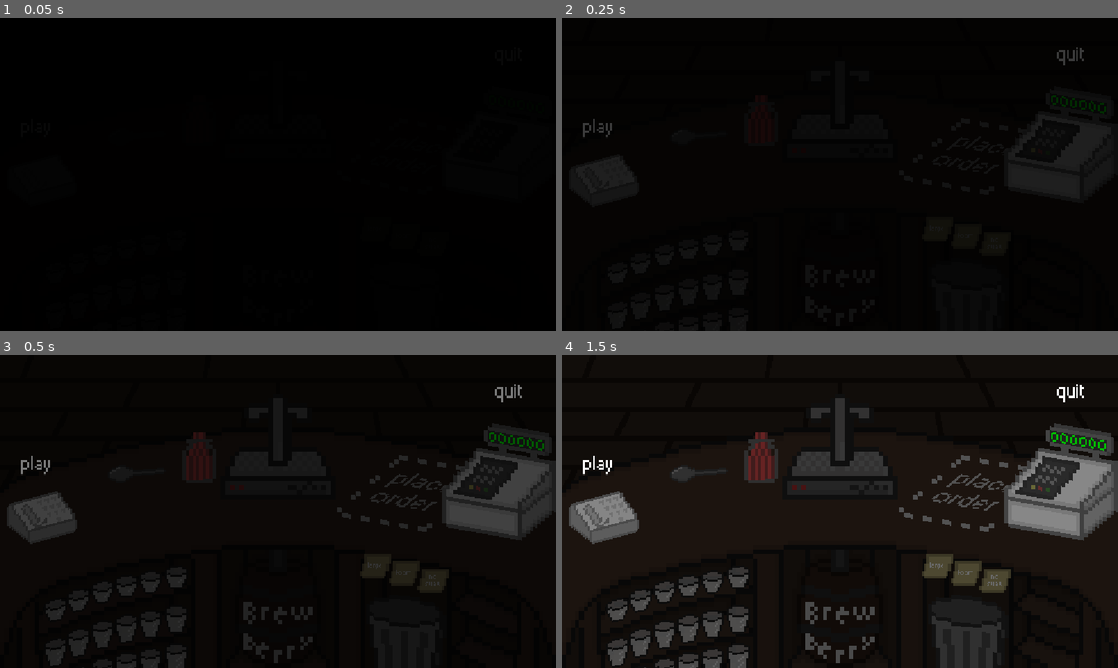
Above: before the commit, frames 1-4 (two rows, left to right).
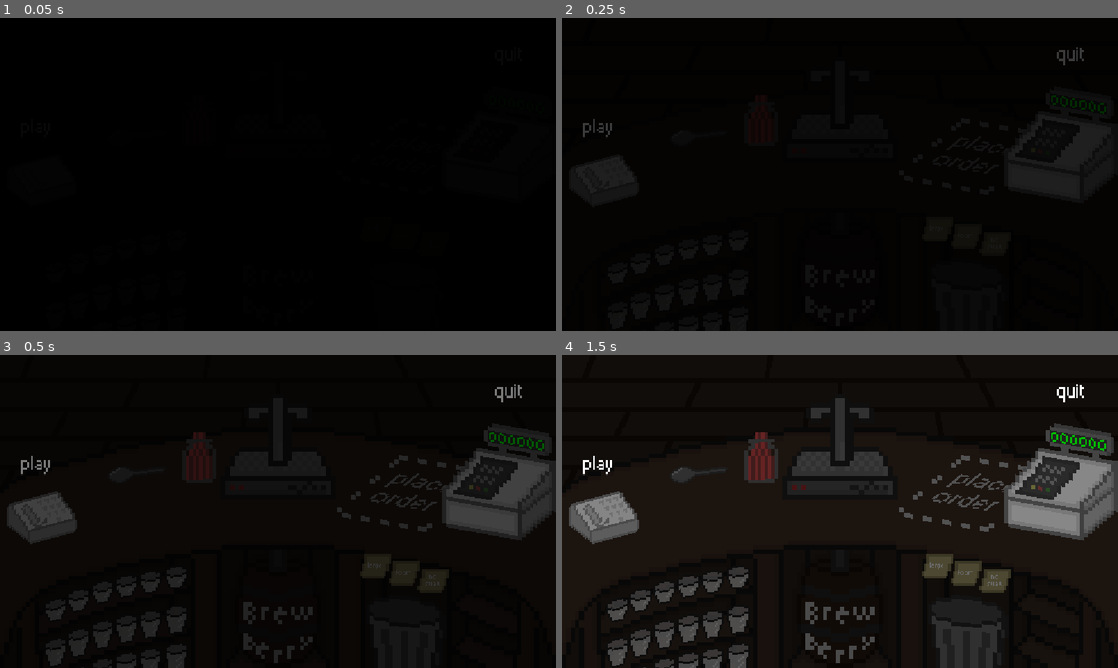
Above: after the commit, the same moments.

Repository: RafaeloxMC/brewberry
Game: Godot game, scene res://scenes/ui/main_menu.tscn
Same seed, same stepped clock (60 frames per second), same inputs: the game is played once before the commit and once after it.
Inputs (mouse positions are in pixels of both pictures, inside the frame that each line leads up to):
- Up to frame 1 (0.05 s): no input
- Up to frame 2 (0.25 s): no input
- Up to frame 3 (0.5 s): no input
- Up to frame 4 (1.5 s): tap Enter at 0.5 s; drag from (795, 486) to (973, 492) at 0.52 s; tap Space at 1.25 s; drag from (806, 486) to (973, 492) at 1.27 s

The runs differ from the first frame. In frame 3, less than 0.1% of the frame differs, in the area x 8-34%, y 70-100%; in frame 4, 0.2%, in the area x 8-34%, y 35-100%.

Commit message:
Fix rotation and skewing in different scaling

Diff:
--- a/scripts/cup.gd
+++ b/scripts/cup.gd
@@ -38,8 +38,8 @@
 						self.global_position = origin
 						animated_sprite_2d.play(size + "_empty")
 
-	self.skew = (get_window().size.x / 2.0 - position.x) / get_window().size.x / 2.0
-	self.rotation = -(get_window().size.x / 2.0 - position.x) / get_window().size.x / 2.0
+	self.skew = ((get_viewport_rect().size.x / 2.0) - position.x) / get_viewport_rect().size.x / 2.0
+	self.rotation = -(((get_viewport_rect().size.x / 2.0) - position.x) / get_viewport_rect().size.x / 2.0)
 
 func _on_input_event(_viewport: Node, event: InputEvent, _shape_idx: int) -> void:
 	if event.is_action("lmb") && GameManager.is_dragging == null:
--- a/scripts/spoon.gd
+++ b/scripts/spoon.gd
@@ -13,8 +13,8 @@
 			GameManager.is_dragging = null
 			move_to(origin, 0.25)
 
-	self.skew = (get_window().size.x / 2.0 - position.x) / get_window().size.x / 2.0
-	self.rotation = -(get_window().size.x / 2.0 - position.x) / get_window().size.x / 2.0
+	self.skew = ((get_viewport_rect().size.x / 2.0) - position.x) / get_viewport_rect().size.x / 2.0
+	self.rotation = -(((get_viewport_rect().size.x / 2.0) - position.x) / get_viewport_rect().size.x / 2.0)
 
 	if self.get_overlapping_areas().size() > 0:
 		for area in self.get_overlapping_areas():
--- a/scripts/straw.gd
+++ b/scripts/straw.gd
@@ -15,8 +15,8 @@
 func _process(_delta: float) -> void:
 	if dragging && GameManager.is_dragging == null:
 		global_position = get_global_mouse_position() + drag_offset
-		self.skew = (get_window().size.x / 2.0 - position.x) / get_window().size.x / 2.0
-		self.rotation = -(get_window().size.x / 2.0 - position.x) / get_window().size.x / 2.0
+		self.skew = ((get_viewport_rect().size.x / 2.0) - position.x) / get_viewport_rect().size.x / 2.0
+		self.rotation = -(((get_viewport_rect().size.x / 2.0) - position.x) / get_viewport_rect().size.x / 2.0)
 	else:
 		if self.get_overlapping_areas().size() > 0:
 			for area in self.get_overlapping_areas():
